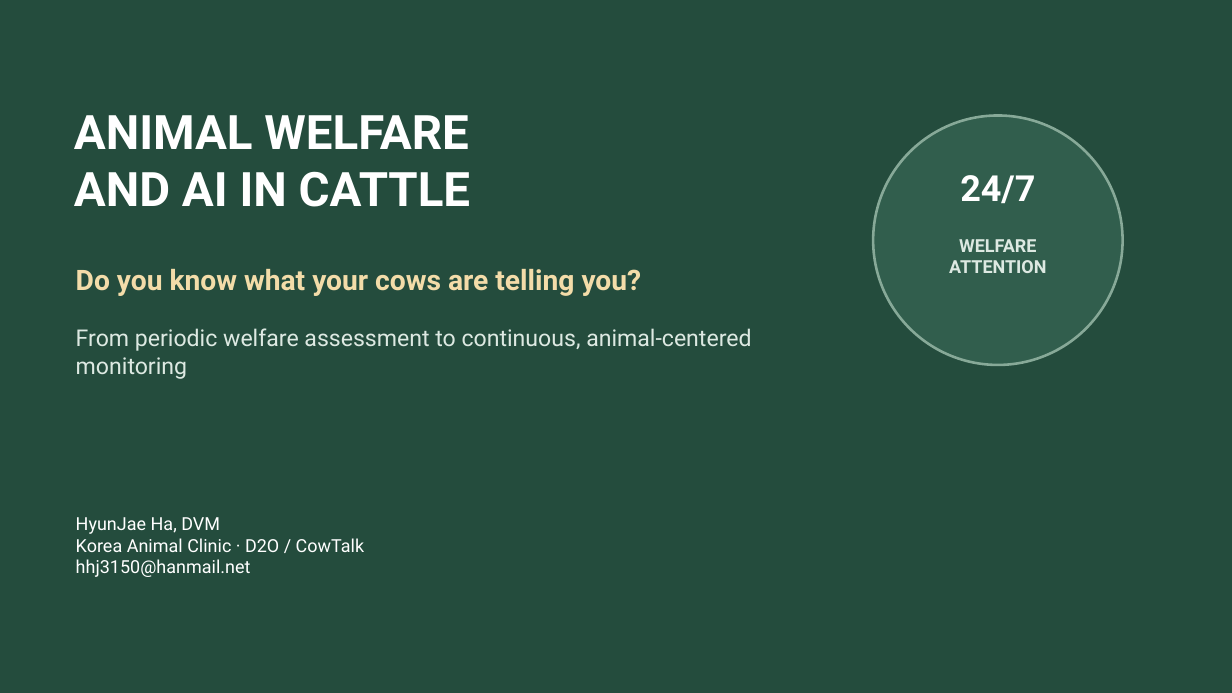
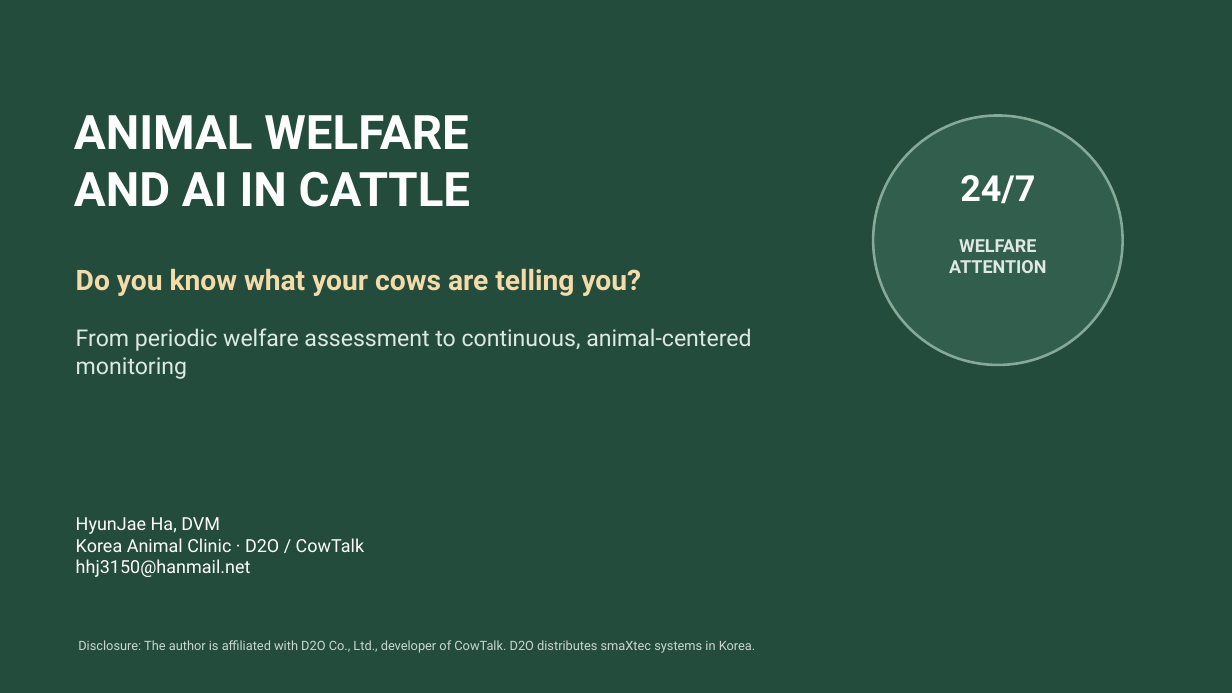
Before and after one commit to hhj3150/Dr-Ha--agent, a slide deck: slide 1 of deliverables/vet-society-2026-11-02-animal-welfare-ai/Animal_Welfare_AI_Cattle_발표자노트포함.pptx. Drawn at 1232x693 pixels with LibreOffice and Linux fonts; fonts in the diff are those of the drawing. Boxes give left, top, right and bottom in pixels: in the first picture for what was removed or moved away, otherwise in the second. Text is boxed around its words. In the diff, an @@ line names an element or a change of style, - is before the commit and + after.

```diff
--- a/deliverables/vet-society-2026-11-02-animal-welfare-ai/Animal_Welfare_AI_Cattle_발표자노트포함.pptx
+++ b/deliverables/vet-society-2026-11-02-animal-welfare-ai/Animal_Welfare_AI_Cattle_발표자노트포함.pptx
@@ text added at bbox=[78, 640, 755, 653], 10 pt, text #C9D6CF @@
+Disclosure: The author is affiliated with D2O Co., Ltd., developer of CowTalk. D2O distributes smaXtec systems in Korea.
```
Also in this commit, not shown: 4 other files.
